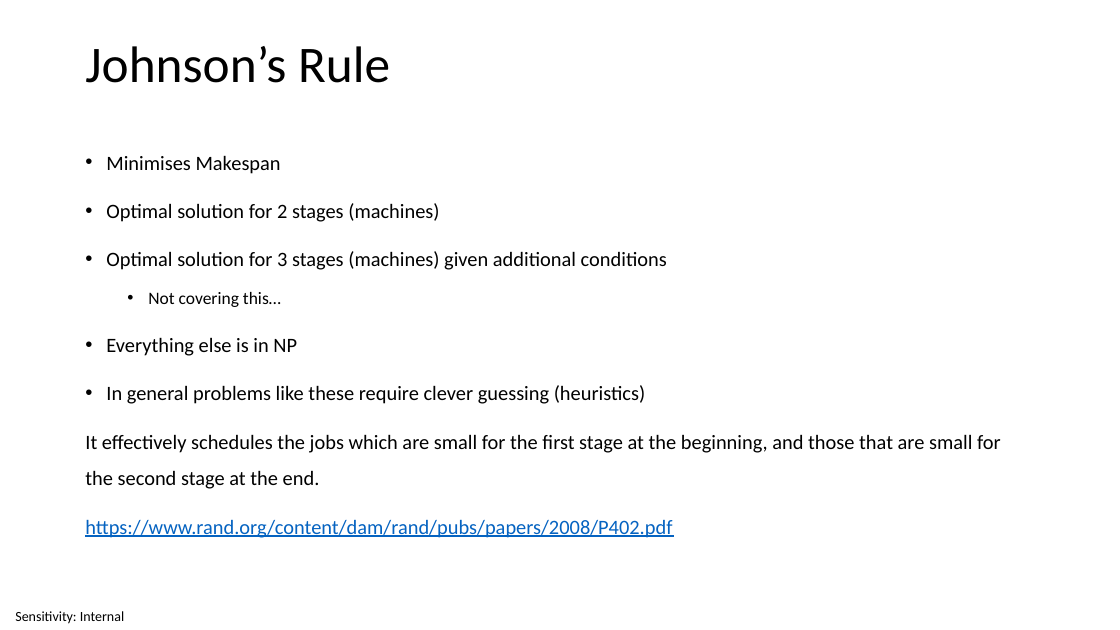
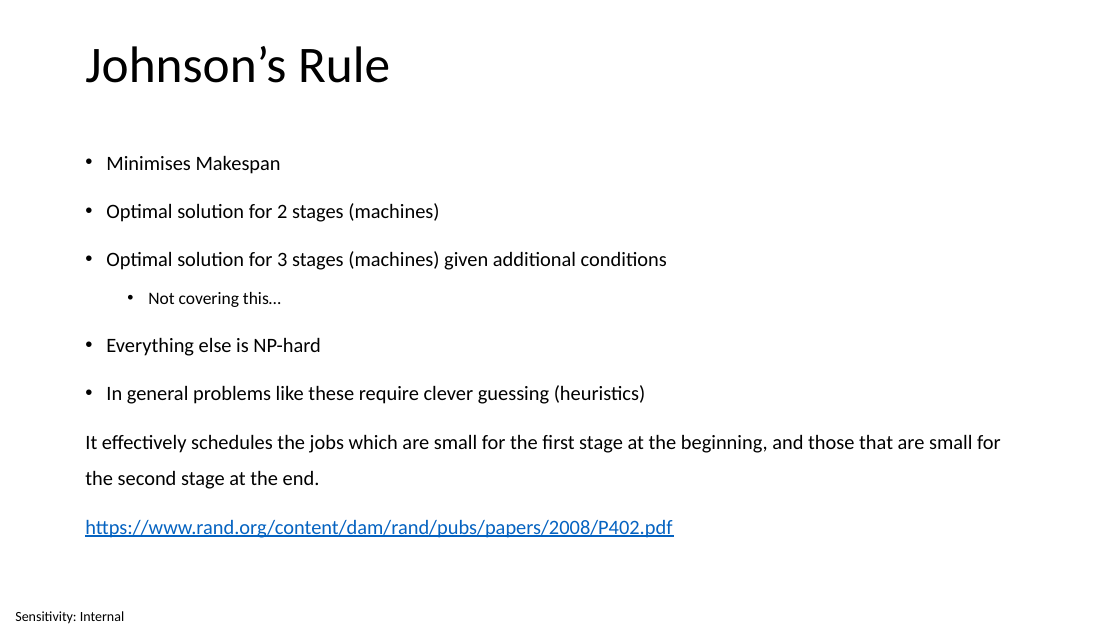
Before and after one commit to invariantum/operational_research, a slide deck: slide 13 of content/Lectures/Semester 1/Week 07 - Flow Shop and Job Shop Scheduling/5 Source Files/Week 7 - Flow Shop Scheduling.pptx. Drawn at 1120x630 pixels with LibreOffice and Linux fonts; fonts in the diff are those of the drawing. Boxes give left, top, right and bottom in pixels: in the first picture for what was removed or moved away, otherwise in the second. Text is boxed around its words. In the diff, an @@ line names an element or a change of style, - is before the commit and + after.

```diff
--- a/content/Lectures/Semester 1/Week 07 - Flow Shop and Job Shop Scheduling/5 Source Files/Week 7 - Flow Shop Scheduling.pptx
+++ b/content/Lectures/Semester 1/Week 07 - Flow Shop and Job Shop Scheduling/5 Source Files/Week 7 - Flow Shop Scheduling.pptx
@@ text at bbox=[106, 337, 320, 356]: text changed @@
-• Everything else is in NP
+• Everything else is NP-hard
```
Also in this commit, not shown: 3 other slides changed, 20 other files.
